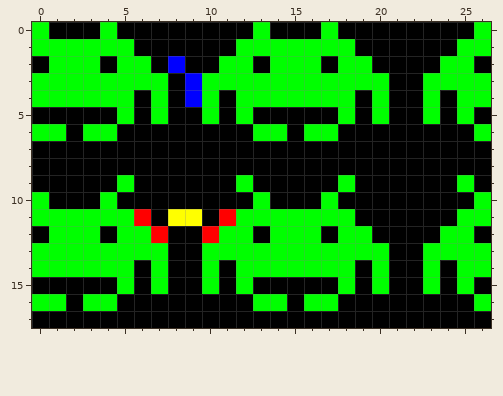
Edited in one commit: pixel-art sprite (Assets/Resources/Textures/level4map.png). That is the earlier state.
The file is 27x18 pixels.
After the commit:
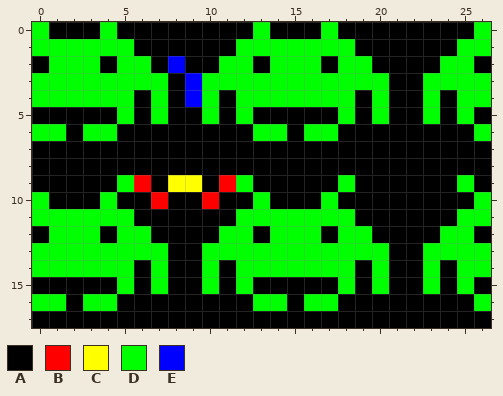
Palette (. is transparent): A #000000  B #ff0000  C #ffff00  D #00ff00  E #0000ff
Changes in this commit:
y 9: x 6 A -> B; x 8..9 AA -> CC; x 11 A -> B
y 10: x 7 A -> B; x 10 A -> B
y 11: x 6 B -> A; x 8..9 CC -> AA; x 11 B -> A
y 12: x 7 B -> A; x 10 B -> A
